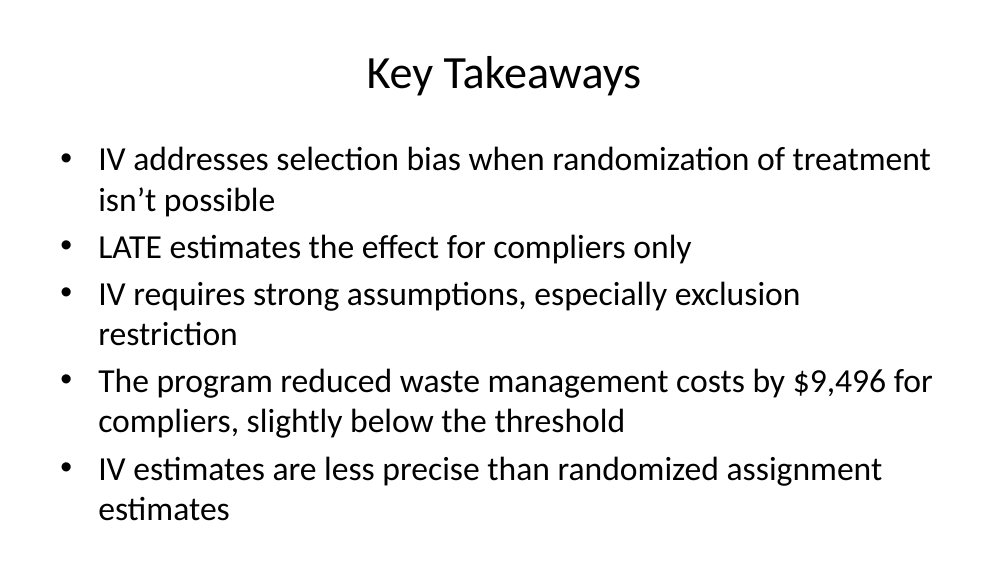
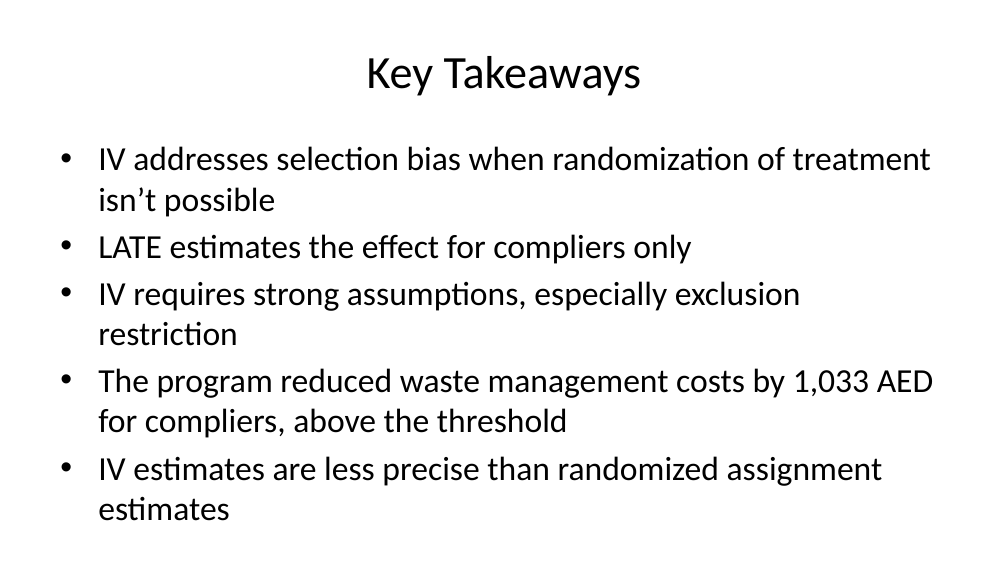
Before and after one commit to lsempe77/R-course, a slide deck: slide 18 of sessions_in_Abu_Dhabi/session_7.pptx (slide 16 before the commit). Drawn at 1008x567 pixels with LibreOffice and Linux fonts; fonts in the diff are those of the drawing. Boxes give left, top, right and bottom in pixels: in the first picture for what was removed or moved away, otherwise in the second. Text is boxed around its words. In the diff, an @@ line names an element or a change of style, - is before the commit and + after.

```diff
--- a/sessions_in_Abu_Dhabi/session_7.pptx
+++ b/sessions_in_Abu_Dhabi/session_7.pptx
@@ text at bbox=[98, 368, 934, 438]: text changed @@
-• The program reduced waste management costs by $9,496 for compliers, slightly below the threshold
+• The program reduced waste management costs by 1,033 AED for compliers, above the threshold
```
Also in this commit, not shown: 9 other slides changed, 2 slides added, 38 other files.
